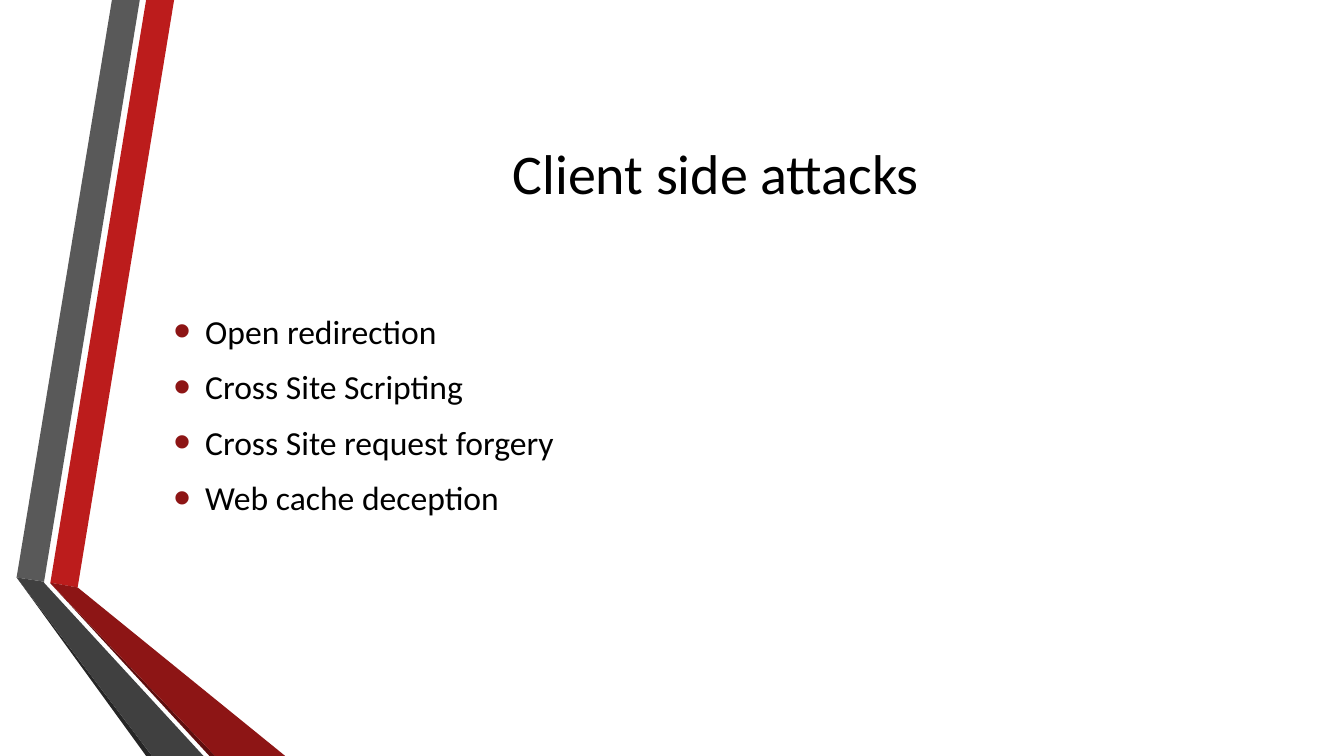
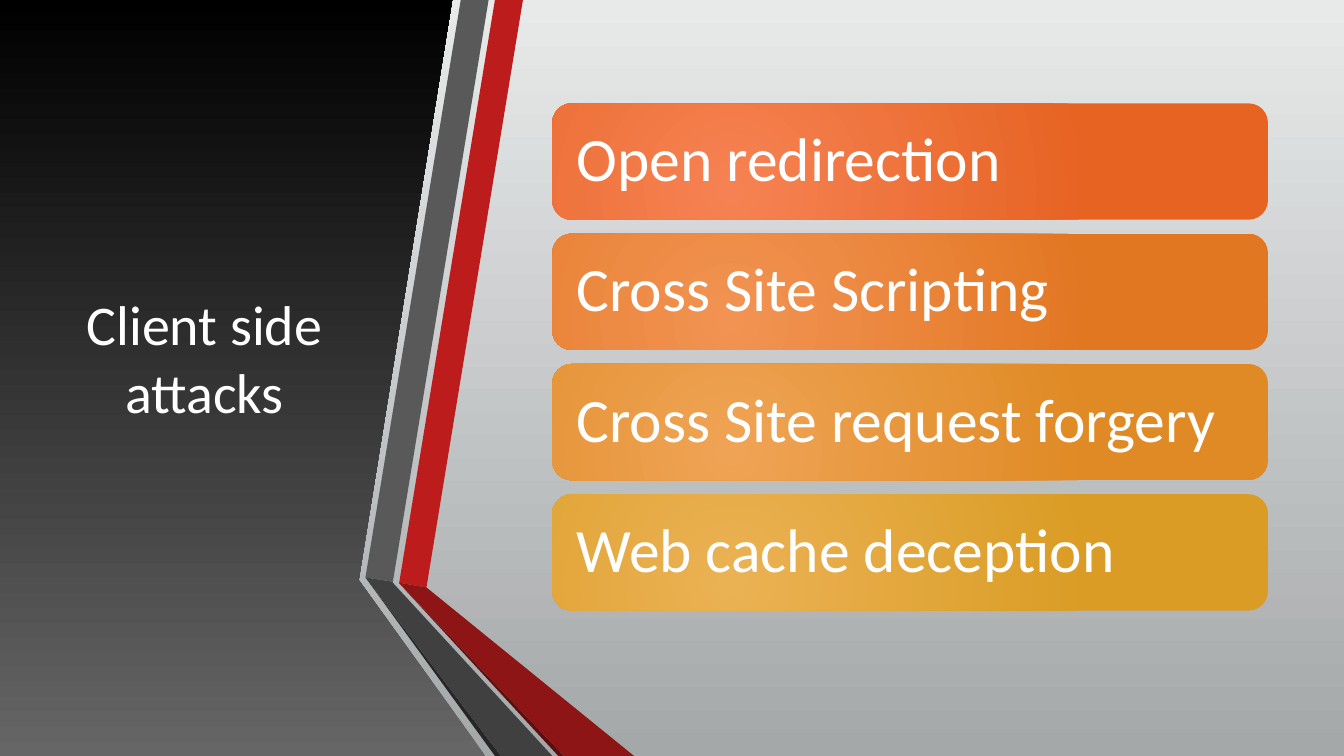
Before and after one commit to umisc/workshops, a slide deck: slide 8 of Workshop_2/workshop-2-slides.pptx. Drawn at 1344x756 pixels with LibreOffice and Linux fonts; fonts in the diff are those of the drawing; background and template pictures are left out. Boxes give left, top, right and bottom in pixels: in the first picture for what was removed or moved away, otherwise in the second. Text is boxed around its words. In the diff, an @@ line names an element or a change of style, - is before the commit and + after.

```diff
--- a/Workshop_2/workshop-2-slides.pptx
+++ b/Workshop_2/workshop-2-slides.pptx
@@ background picture (left out) to gradient #E9EAEB to #A5A8A9 @@
@@ rectangle added at [0,0,1344,756], fill gradient #E9EAEB to #A5A8A9 @@
@@ freeform shape added at [0,0,486,756], fill gradient #676767 to #000000 @@
@@ title "Client side attacks": place and size @@
-title "Client side attacks" at [513,155,919,195]
+title "Client side attacks" at [87,306,322,414]
@@ title "Client side attacks" at [87,306,322,414]: text colour #000000 to #FFFFFF @@
@@ text removed at [205,320,554,516] @@
-• Open redirection
-• Cross Site Scripting
-• Cross Site request forgery
-• Web cache deception
@@ group added at [553,104,1268,610]: 4 rounded rectangles, 4 texts @@
+Open redirection
+Cross Site Scripting
+Cross Site request forgery
+Web cache deception
@@ group added at [366,0,634,756]: 6 freeform shapes @@
```
Also in this commit, not shown: 12 other slides changed, 2 slides added, 1 slide removed.
